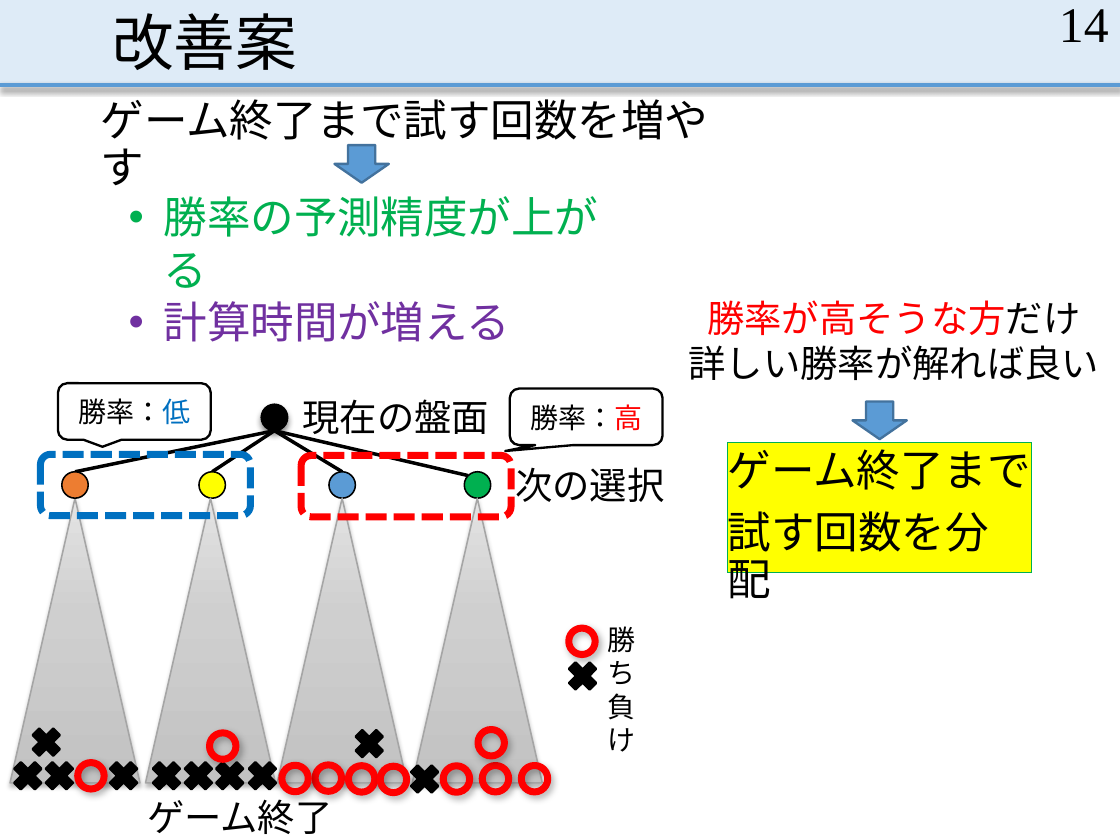
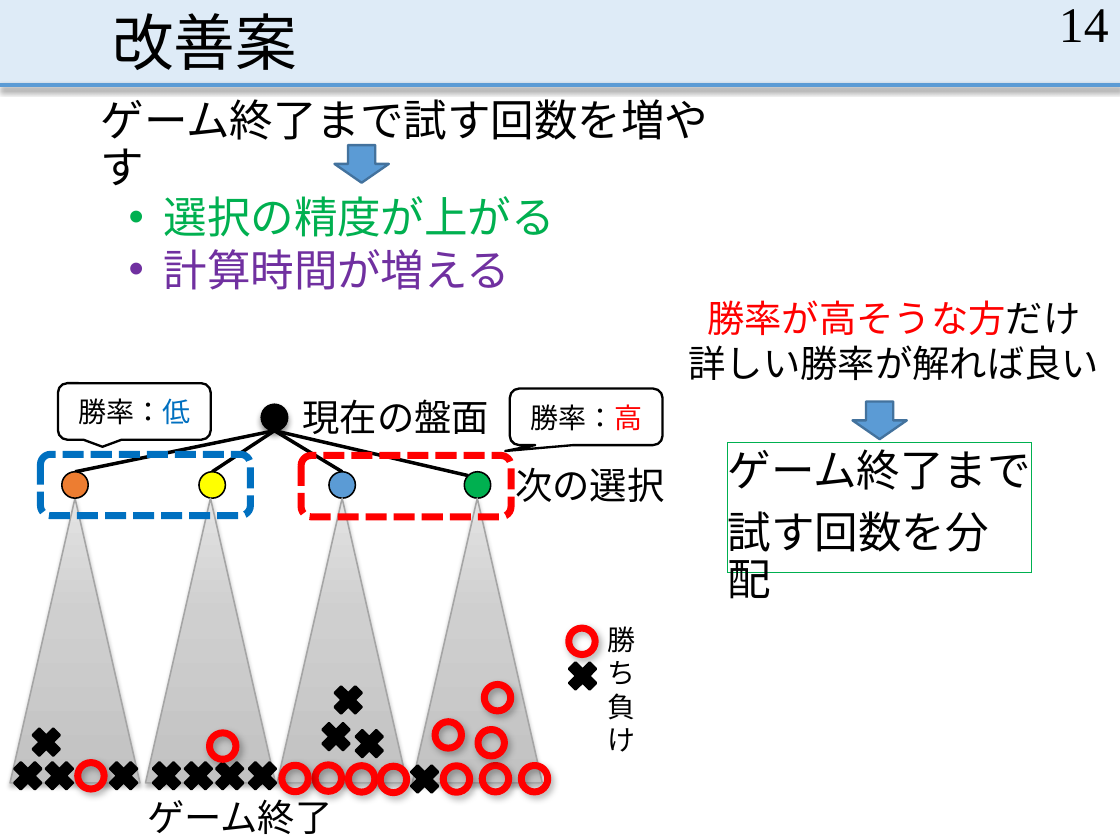
Before and after one commit to MasayaOda/SR, a slide deck: slide 14 of 中間発表.pptx. Drawn at 1120x840 pixels with LibreOffice and Linux fonts; fonts in the diff are those of the drawing. Boxes give left, top, right and bottom in pixels: in the first picture for what was removed or moved away, otherwise in the second. Text is boxed around its words. In the diff, an @@ line names an element or a change of style, - is before the commit and + after.

```diff
--- a/中間発表.pptx
+++ b/中間発表.pptx
@@ text at (164, 196, 555, 237): text changed @@
-• 勝率の予測精度が上がる
+• 選択の精度が上がる
@@ rectangle "ゲーム終了まで" at (728, 442, 1033, 572): fill #FFFF00 to none @@
@@ cross added at (328, 680, 367, 719), fill #000000, outline #000000 1.5 pt @@
@@ ellipse added at (484, 684, 511, 711), outline #FF0000 4.5 pt @@
@@ cross added at (316, 717, 355, 756), fill #000000, outline #000000 1.5 pt @@
@@ ellipse added at (435, 721, 461, 748), outline #FF0000 4.5 pt @@
```
Also in this commit, not shown: 7 other slides changed, 1 slide added.
